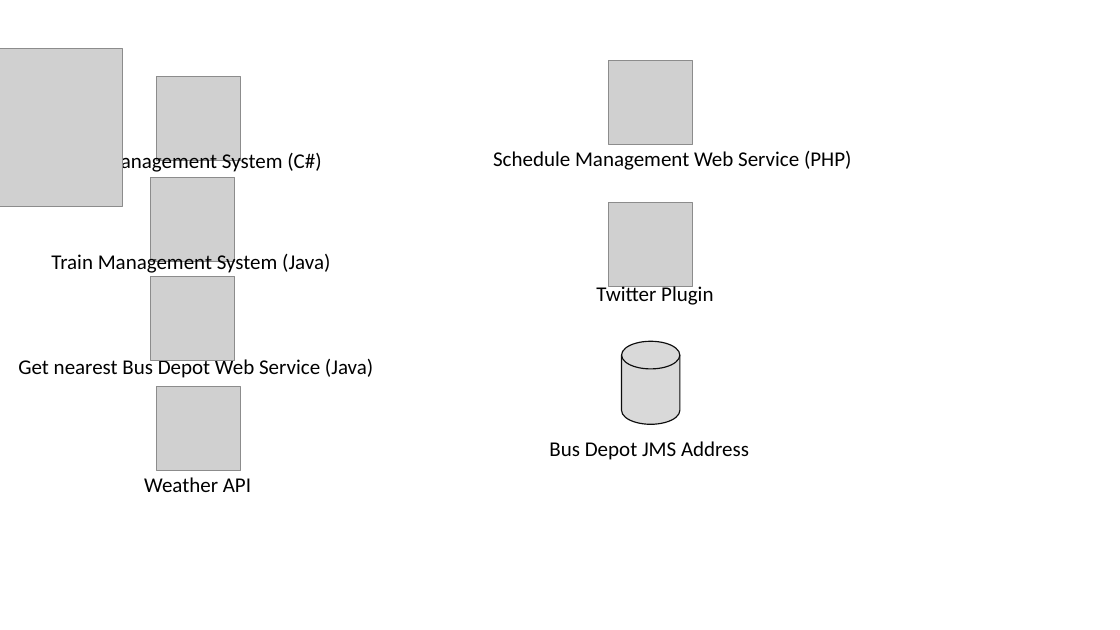
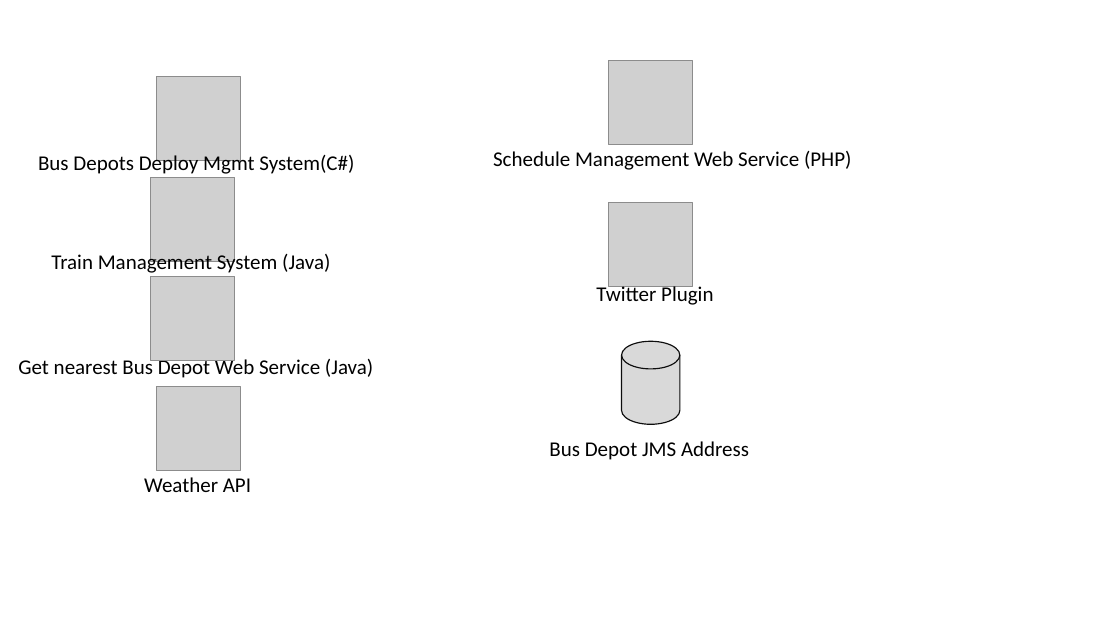
Before and after one commit to eugene-choy-2016/EI_Project, a slide deck: slide 1 of EI Diagrams2.pptx. Drawn at 1120x630 pixels with LibreOffice and Linux fonts; fonts in the diff are those of the drawing; grey boxes stand for pictures. Boxes give left, top, right and bottom in pixels: in the first picture for what was removed or moved away, otherwise in the second. Text is boxed around its words. In the diff, an @@ line names an element or a change of style, - is before the commit and + after.

```diff
--- a/EI Diagrams2.pptx
+++ b/EI Diagrams2.pptx
@@ picture removed at (0,49,122,207) @@
@@ text at (38,153,354,174): text changed @@
-Bus Management System (C#)
+Bus Depots Deploy Mgmt System(C#)
```
Also in this commit, not shown: 1 other slide changed, 1 other file.
